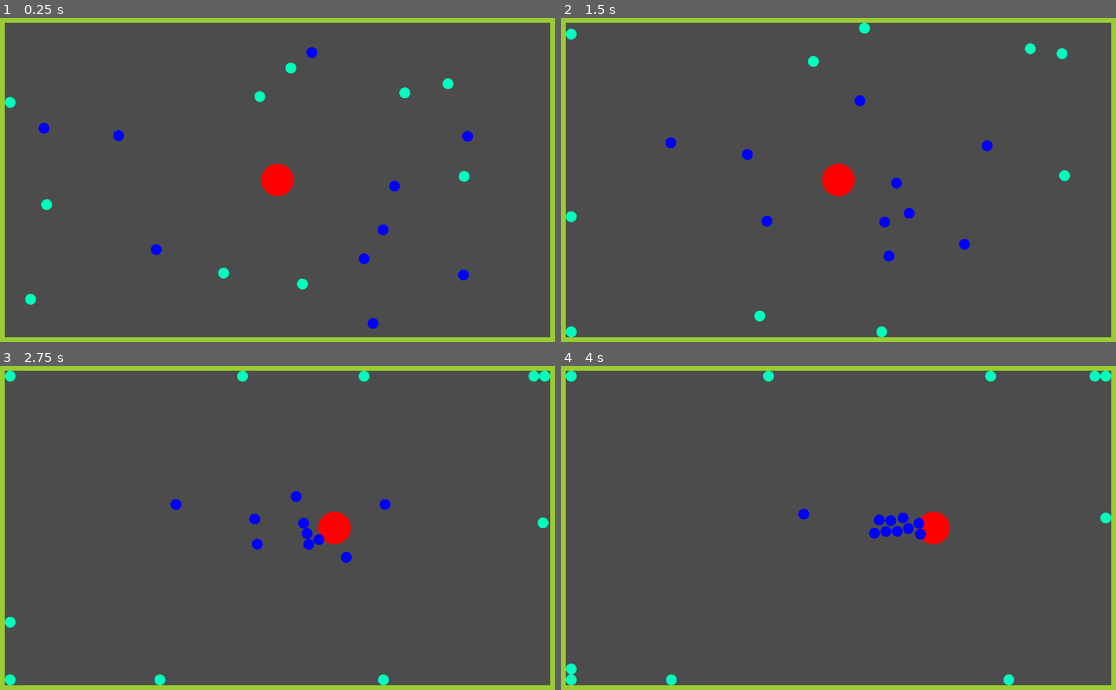
Above: before the commit, frames 1-4 (two rows, left to right).
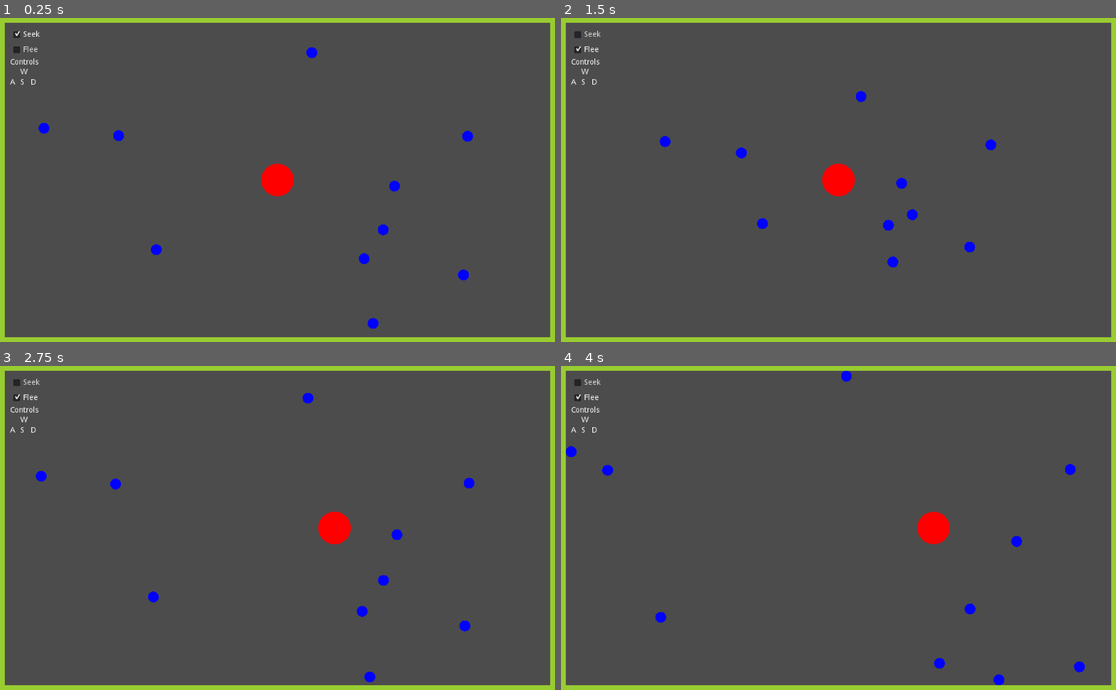
Above: after the commit, the same moments.

Repository: GDQuest/godot-steering-ai-framework
Game: Godot game, scene res://demos/seek_and_flee/SeekFlee.tscn
Two runs of this game, one before a commit and one after it. Both use one fixed random seed, a clock stepped at 60 frames per second and the inputs below. The project has no main scene, so this scene is started directly.
Inputs (mouse positions are in pixels of both pictures, inside the frame that each line leads up to):
- Up to frame 1 (0.25 s): no input
- Up to frame 2 (1.5 s): click (588, 34) at 0.5 s, where only the run after the commit has a clickable "Seek"; click (588, 50) at 1.25 s, where only the run after the commit has a clickable "Flee"
- Up to frame 3 (2.75 s): move the mouse to (399, 511) at 2.02 s; hold D (sf_right) from 2.03 s (still down); click (399, 511) at 2.17 s
- Up to frame 4 (4 s): release D (sf_right) at 2.75 s; drag from (727, 544) to (810, 592) at 2.77 s; move the mouse to (894, 456) at 3.52 s; hold D (sf_right) from 3.53 s (still down)

The runs differ from the first frame. In frame 1, 0.7% of the frame differs, in the area x 0-85%, y 3-89%; in frame 2, 1.4%; in frame 3, 1.8%, in the area x 0-100%, y 1-99%; in frame 4, 1.8%.

Commit message:
Add GUI controls to seek/flee demo
Being toy demos, they should be easily tweakable and modifiable by the
user to get a feel for what the parameters of the behaviors do.

Diff:
--- a/project/demos/seek_and_flee/Agents/Coward.tscn
+++ /dev/null
@@ -1,13 +0,0 @@
-[gd_scene load_steps=3 format=2]
-
-[ext_resource path="res://demos/seek_and_flee/Coward.gd" type="Script" id=1]
-
-[sub_resource type="CircleShape2D" id=1]
-
-[node name="Coward" type="KinematicBody2D"]
-collision_layer = 4
-collision_mask = 6
-script = ExtResource( 1 )
-
-[node name="CollisionShape2D" type="CollisionShape2D" parent="."]
-shape = SubResource( 1 )
--- a/project/demos/seek_and_flee/Coward.gd
+++ /dev/null
@@ -1,42 +0,0 @@
-extends KinematicBody2D
-"""
-AI agent that seeks to move away from the player's location as directly as possible.
-"""
-
-
-onready var radius: = ($CollisionShape2D.shape as CircleShape2D).radius
-
-onready var agent: = GSTSteeringAgent.new()
-onready var accel: = GSTTargetAcceleration.new()
-onready var flee: = GSTFlee.new(agent, player_agent)
-
-var player_agent: GSTAgentLocation
-var velocity: = Vector2.ZERO
-var speed: float
-var color: Color
-
-
-func _ready() -> void:
-	agent.max_linear_acceleration = speed/10
-	agent.max_linear_speed = speed
-
-
-func _draw() -> void:
-	draw_circle(Vector2.ZERO, radius, color)
-
-
-func _physics_process(delta: float) -> void:
-	if not player_agent:
-		return
-
-	_update_agent()
-	accel = flee.calculate_steering(accel)
-
-	velocity = (velocity + Vector2(accel.linear.x, accel.linear.y)).clamped(agent.max_linear_speed)
-	velocity = move_and_slide(velocity)
-	if velocity.length_squared() > 0:
-		update()
-
-
-func _update_agent() -> void:
-	agent.position = Vector3(global_position.x, global_position.y, 0)
--- /dev/null
+++ b/project/demos/seek_and_flee/GUI.gd
@@ -0,0 +1,28 @@
+extends MarginContainer
+
+
+enum BehaviorMode { SEEK, FLEE }
+
+signal mode_changed(behavior_mode)
+
+onready var seek: CheckBox = $BehaviorControls/Seek
+onready var flee: CheckBox = $BehaviorControls/Flee
+
+
+func _ready() -> void:
+	seek.connect("pressed", self, "_on_Seek_pressed")
+	flee.connect("pressed", self, "_on_Flee_pressed")
+
+
+func _on_Seek_pressed() -> void:
+	flee.pressed = false
+	flee.button_mask = BUTTON_MASK_LEFT
+	seek.button_mask = 0
+	emit_signal("mode_changed", BehaviorMode.SEEK)
+
+
+func _on_Flee_pressed() -> void:
+	seek.pressed = false
+	seek.button_mask = BUTTON_MASK_LEFT
+	flee.button_mask = 0
+	emit_signal("mode_changed", BehaviorMode.FLEE)
--- /dev/null
+++ b/project/demos/seek_and_flee/GUI.tscn
@@ -0,0 +1,95 @@
+[gd_scene load_steps=2 format=2]
+
+[ext_resource path="res://demos/seek_and_flee/GUI.gd" type="Script" id=3]
+
+[node name="GUI" type="MarginContainer"]
+anchor_bottom = 1.0
+margin_right = 116.0
+custom_constants/margin_right = 20
+custom_constants/margin_top = 20
+custom_constants/margin_left = 20
+custom_constants/margin_bottom = 20
+script = ExtResource( 3 )
+__meta__ = {
+"_edit_use_anchors_": false
+}
+
+[node name="BehaviorControls" type="VBoxContainer" parent="."]
+margin_left = 20.0
+margin_top = 20.0
+margin_right = 102.0
+margin_bottom = 580.0
+
+[node name="Seek" type="CheckBox" parent="BehaviorControls"]
+margin_right = 82.0
+margin_bottom = 24.0
+focus_mode = 0
+pressed = true
+enabled_focus_mode = 0
+text = "Seek"
+
+[node name="Flee" type="CheckBox" parent="BehaviorControls"]
+margin_top = 28.0
+margin_right = 82.0
+margin_bottom = 52.0
+focus_mode = 0
+enabled_focus_mode = 0
+text = "Flee"
+
+[node name="Help" type="VBoxContainer" parent="BehaviorControls"]
+margin_top = 56.0
+margin_right = 82.0
+margin_bottom = 108.0
+
+[node name="Controls" type="Label" parent="BehaviorControls/Help"]
+margin_right = 82.0
+margin_bottom = 14.0
+text = "Controls"
+
+[node name="GridContainer" type="GridContainer" parent="BehaviorControls/Help"]
+margin_top = 18.0
+margin_right = 82.0
+margin_bottom = 52.0
+columns = 3
+
+[node name="Sep" type="Control" parent="BehaviorControls/Help/GridContainer"]
+margin_right = 15.0
+margin_bottom = 15.0
+rect_min_size = Vector2( 15, 15 )
+
+[node name="W" type="Label" parent="BehaviorControls/Help/GridContainer"]
+margin_left = 19.0
+margin_top = -1.0
+margin_right = 34.0
+margin_bottom = 14.0
+rect_min_size = Vector2( 15, 15 )
+text = "W"
+
+[node name="Sep2" type="Control" parent="BehaviorControls/Help/GridContainer"]
+margin_left = 38.0
+margin_right = 53.0
+margin_bottom = 15.0
+rect_min_size = Vector2( 15, 15 )
+
+[node name="A" type="Label" parent="BehaviorControls/Help/GridContainer"]
+margin_top = 18.0
+margin_right = 15.0
+margin_bottom = 33.0
+rect_min_size = Vector2( 15, 15 )
+text = "A"
+
+[node name="S" type="Label" parent="BehaviorControls/Help/GridContainer"]
+margin_left = 19.0
+margin_top = 18.0
+margin_right = 34.0
+margin_bottom = 33.0
+rect_min_size = Vector2( 15, 15 )
+text = "S"
+
+[node name="D" type="Label" parent="BehaviorControls/Help/GridContainer"]
+margin_left = 38.0
+margin_top = 18.0
+margin_right = 53.0
+margin_bottom = 33.0
+rect_min_size = Vector2( 15, 15 )
+text = "D"
--- a/project/demos/seek_and_flee/SeekFlee.tscn
+++ b/project/demos/seek_and_flee/SeekFlee.tscn
@@ -3,9 +3,9 @@
 [ext_resource path="res://demos/seek_and_flee/Player.gd" type="Script" id=1]
 [ext_resource path="res://demos/seek_and_flee/Spawner.gd" type="Script" id=2]
 [ext_resource path="res://demos/seek_and_flee/SeekFleeDemo.gd" type="Script" id=3]
-[ext_resource path="res://demos/seek_and_flee/Agents/Seeker.tscn" type="PackedScene" id=4]
+[ext_resource path="res://demos/seek_and_flee/Seeker.tscn" type="PackedScene" id=4]
 [ext_resource path="res://demos/seek_and_flee/Boundary.gd" type="Script" id=5]
-[ext_resource path="res://demos/seek_and_flee/Agents/Coward.tscn" type="PackedScene" id=6]
+[ext_resource path="res://demos/seek_and_flee/GUI.tscn" type="PackedScene" id=7]
 
 [sub_resource type="CircleShape2D" id=1]
 radius = 30.0
@@ -21,6 +21,12 @@
 __meta__ = {
 "_editor_description_": "A toy demo to demonstrate the usage for the Seek and Flee steering behaviors."
 }
+
+[node name="GUI" parent="." instance=ExtResource( 7 )]
+margin_left = -512.0
+margin_top = -300.0
+margin_right = -414.0
+margin_bottom = -208.0
 
 [node name="Camera2D" type="Camera2D" parent="."]
 current = true
@@ -68,13 +74,6 @@
 [node name="CollisionShape2D" type="CollisionShape2D" parent="BottomBoundary"]
 shape = SubResource( 3 )
 
-[node name="Spawners" type="Node2D" parent="."]
-
-[node name="SeekerSpawner" type="Node2D" parent="Spawners"]
+[node name="Spawner" type="Node2D" parent="."]
 script = ExtResource( 2 )
 Entity = ExtResource( 4 )
-
-[node name="CowardSpawner" type="Node2D" parent="Spawners"]
-script = ExtResource( 2 )
-Entity = ExtResource( 6 )
-entity_color = Color( 0, 1, 0.741176, 1 )
--- a/project/demos/seek_and_flee/SeekFleeDemo.gd
+++ b/project/demos/seek_and_flee/SeekFleeDemo.gd
@@ -3,8 +3,10 @@
 Access helper class for children to access window boundaries.
 """
 
+
 onready var player: KinematicBody2D = $Player
-onready var spawners: Node2D = $Spawners
+onready var spawner: Node2D = $Spawner
+onready var _gui: = $GUI
 
 var camera_boundaries: Rect2
 
@@ -23,15 +25,15 @@
 	var rng: = RandomNumberGenerator.new()
 	rng.randomize()
 
-	for spawner in spawners.get_children():
-		for i in range(spawner.entity_count):
-			var new_pos: = Vector2(
-					rng.randf_range(-camera_boundaries.size.x/2, camera_boundaries.size.x/2),
-					rng.randf_range(-camera_boundaries.size.y/2, camera_boundaries.size.y/2)
-			)
-			var entity: KinematicBody2D = spawner.Entity.instance()
-			entity.global_position = new_pos
-			entity.player_agent = player.agent
-			entity.speed = rng.randf_range(spawner.min_speed, spawner.max_speed)
-			entity.color = spawner.entity_color
-			spawner.add_child(entity)
+	for i in range(spawner.entity_count):
+		var new_pos: = Vector2(
+				rng.randf_range(-camera_boundaries.size.x/2, camera_boundaries.size.x/2),
+				rng.randf_range(-camera_boundaries.size.y/2, camera_boundaries.size.y/2)
+		)
+		var entity: KinematicBody2D = spawner.Entity.instance()
+		entity.global_position = new_pos
+		entity.player_agent = player.agent
+		entity.speed = rng.randf_range(spawner.min_speed, spawner.max_speed)
+		entity.color = spawner.entity_color
+		_gui.connect("mode_changed", entity, "_on_GUI_mode_changed")
+		spawner.add_child(entity)
--- a/project/demos/seek_and_flee/Seeker.gd
+++ b/project/demos/seek_and_flee/Seeker.gd
@@ -9,6 +9,8 @@
 onready var agent: = GSTSteeringAgent.new()
 onready var accel: = GSTTargetAcceleration.new()
 onready var seek: = GSTSeek.new(agent, player_agent)
+onready var flee: = GSTFlee.new(agent, player_agent)
+onready var _active_behavior: = seek
 
 var player_agent: GSTAgentLocation
 var velocity: = Vector2.ZERO
@@ -30,7 +32,7 @@
 		return
 
 	_update_agent()
-	accel = seek.calculate_steering(accel)
+	accel = _active_behavior.calculate_steering(accel)
 
 	velocity = (velocity + Vector2(accel.linear.x, accel.linear.y)).clamped(agent.max_linear_speed)
 	velocity = move_and_slide(velocity)
@@ -40,3 +42,10 @@
 
 func _update_agent() -> void:
 	agent.position = Vector3(global_position.x, global_position.y, 0)
+
+
+func _on_GUI_mode_changed(mode: int) -> void:
+	if mode == 0:
+		_active_behavior = seek
+	else:
+		_active_behavior = flee
--- a/project/demos/seek_and_flee/Agents/Seeker.tscn
+++ b/project/demos/seek_and_flee/Seeker.tscn
@@ -1,6 +1,8 @@
 [gd_scene load_steps=3 format=2]
 
 [ext_resource path="res://demos/seek_and_flee/Seeker.gd" type="Script" id=1]
+
+
 
 [sub_resource type="CircleShape2D" id=1]
 
